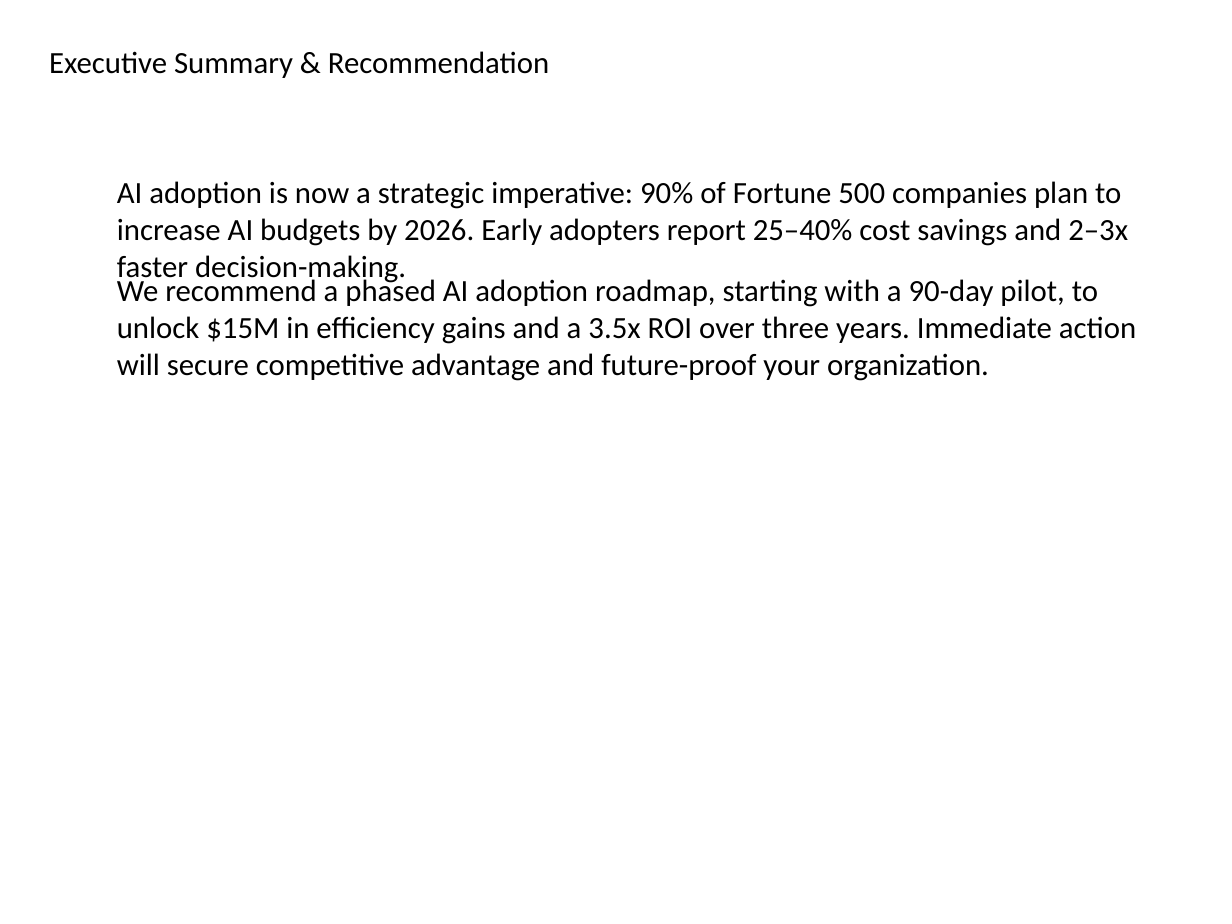
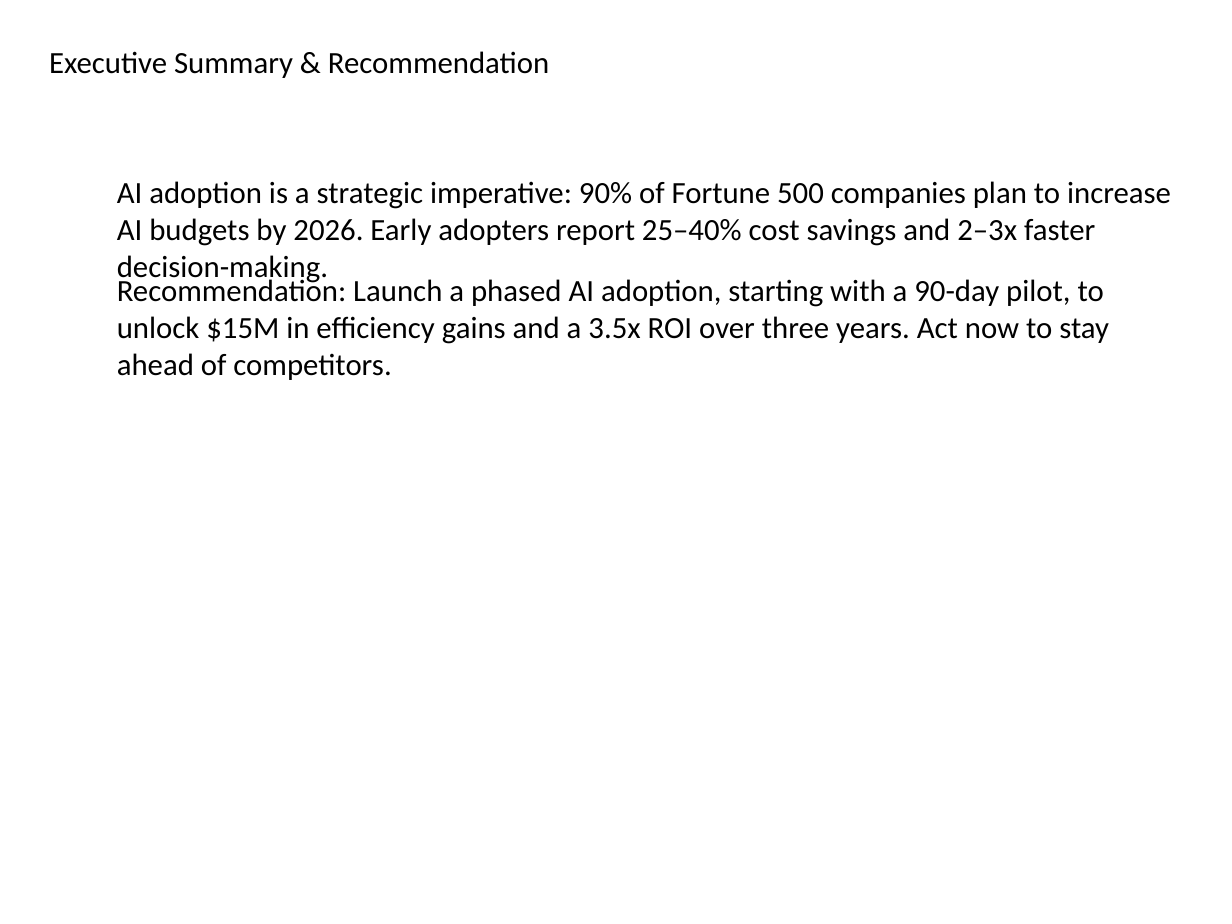
Before and after one commit to vedant1811/kenley-create-decks, a slide deck: slide 2 of src/lib/output/GeneratedPresentation.pptx. Drawn at 1232x924 pixels with LibreOffice and Linux fonts; fonts in the diff are those of the drawing. Boxes give left, top, right and bottom in pixels: in the first picture for what was removed or moved away, otherwise in the second. Text is boxed around its words. In the diff, an @@ line names an element or a change of style, - is before the commit and + after.

```diff
--- a/src/lib/output/GeneratedPresentation.pptx
+++ b/src/lib/output/GeneratedPresentation.pptx
@@ text at <box>117,181,1171,285</box>: text changed @@
-AI adoption is now a strategic imperative: 90% of Fortune 500 companies plan to increase AI budgets by 2026. Early adopters report 25–40% cost savings and 2–3x faster decision-making.
+AI adoption is a strategic imperative: 90% of Fortune 500 companies plan to increase AI budgets by 2026. Early adopters report 25–40% cost savings and 2–3x faster decision-making.
@@ text at <box>117,275,1109,380</box>: text changed @@
-We recommend a phased AI adoption roadmap, starting with a 90-day pilot, to unlock $15M in efficiency gains and a 3.5x ROI over three years. Immediate action will secure competitive advantage and future-proof your organization.
+Recommendation: Launch a phased AI adoption, starting with a 90-day pilot, to unlock $15M in efficiency gains and a 3.5x ROI over three years. Act now to stay ahead of competitors.
```
Also in this commit, not shown: 8 other slides changed, 1 slide added, 1 slide removed, 2 other files.
